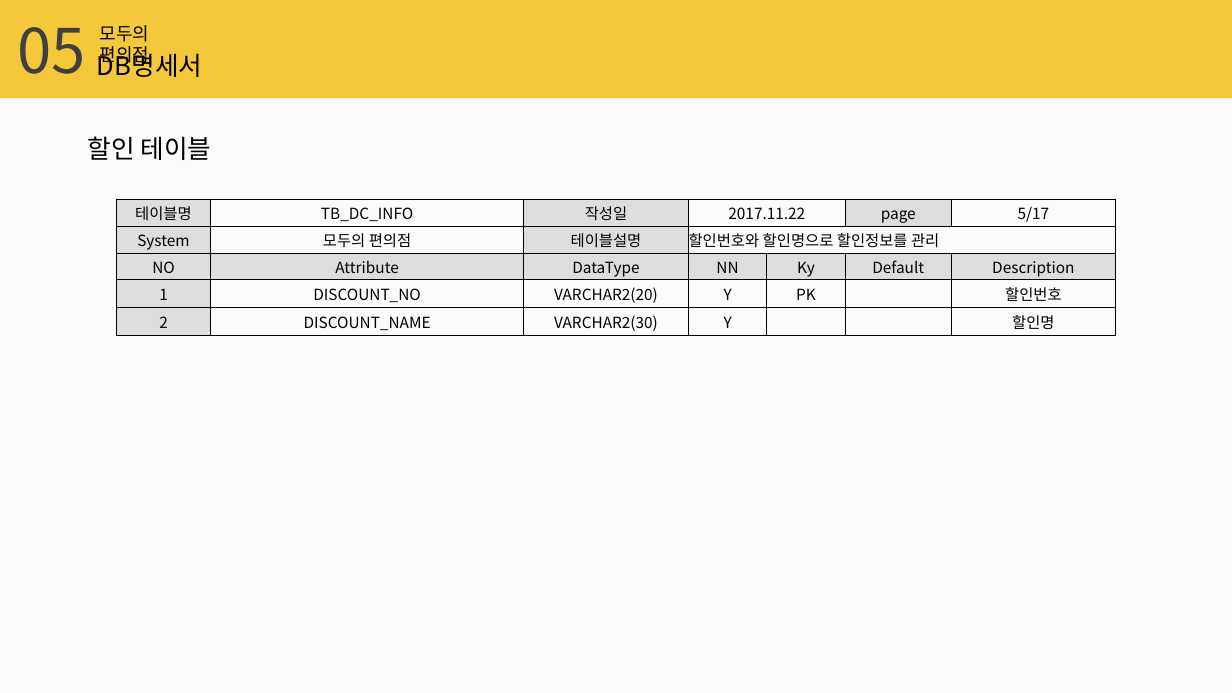
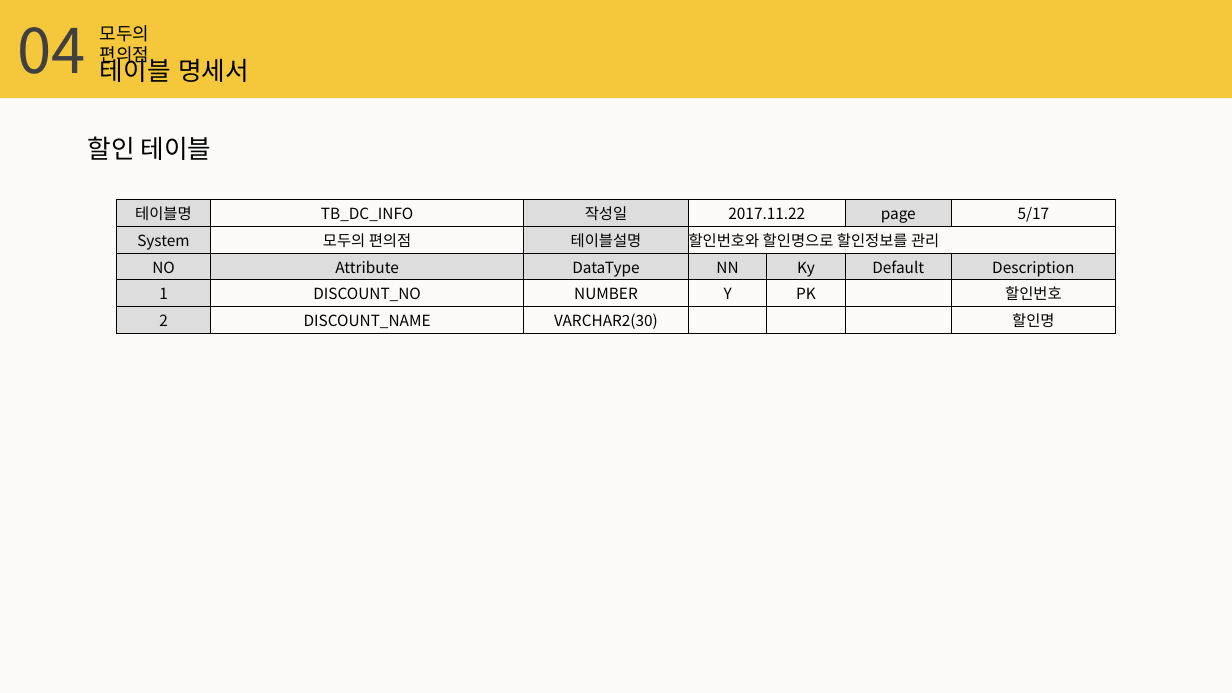
Before and after one commit to hwanghyohyuk/KHFinalProject, a slide deck: slide 21 of 제출문서/DB설계보고서/편리하조_DB설계보고서.pptx. Drawn at 1232x693 pixels with LibreOffice and Linux fonts; fonts in the diff are those of the drawing. Boxes give left, top, right and bottom in pixels: in the first picture for what was removed or moved away, otherwise in the second. Text is boxed around its words. In the diff, an @@ line names an element or a change of style, - is before the commit and + after.

```diff
--- a/제출문서/DB설계보고서/편리하조_DB설계보고서.pptx
+++ b/제출문서/DB설계보고서/편리하조_DB설계보고서.pptx
@@ text at bbox=[17, 27, 85, 74]: text changed @@
-05
+04
@@ text removed at bbox=[97, 48, 202, 77] @@
-DB명세서
@@ text added at bbox=[100, 54, 249, 82], 20 pt, text #000000 @@
+테이블 명세서
@@ table at bbox=[116, 200, 1117, 334] @@
-row 4, column 3: VARCHAR2(20)
+row 4, column 3: NUMBER
-row 5, column 4: Y
+row 5, column 4: 
```
Also in this commit, not shown: 26 other slides changed, 2 other files.
